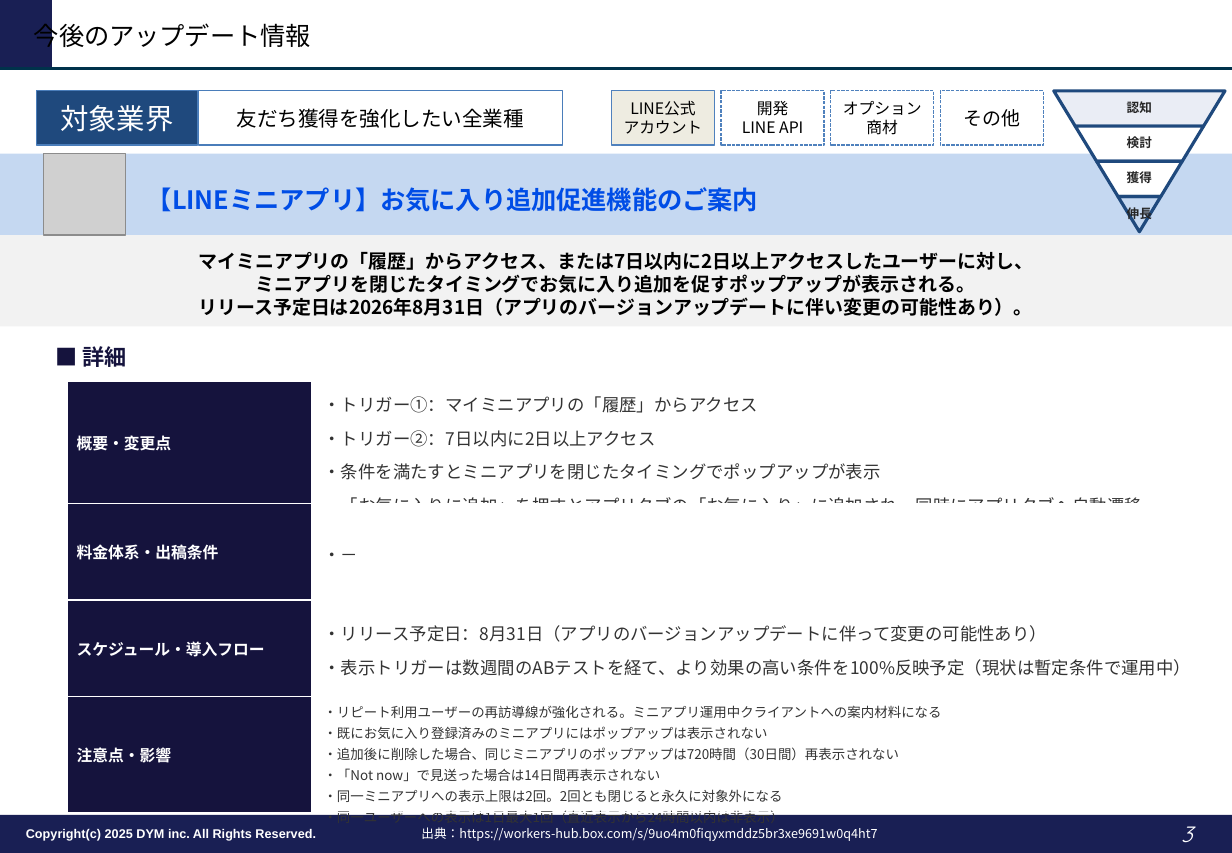
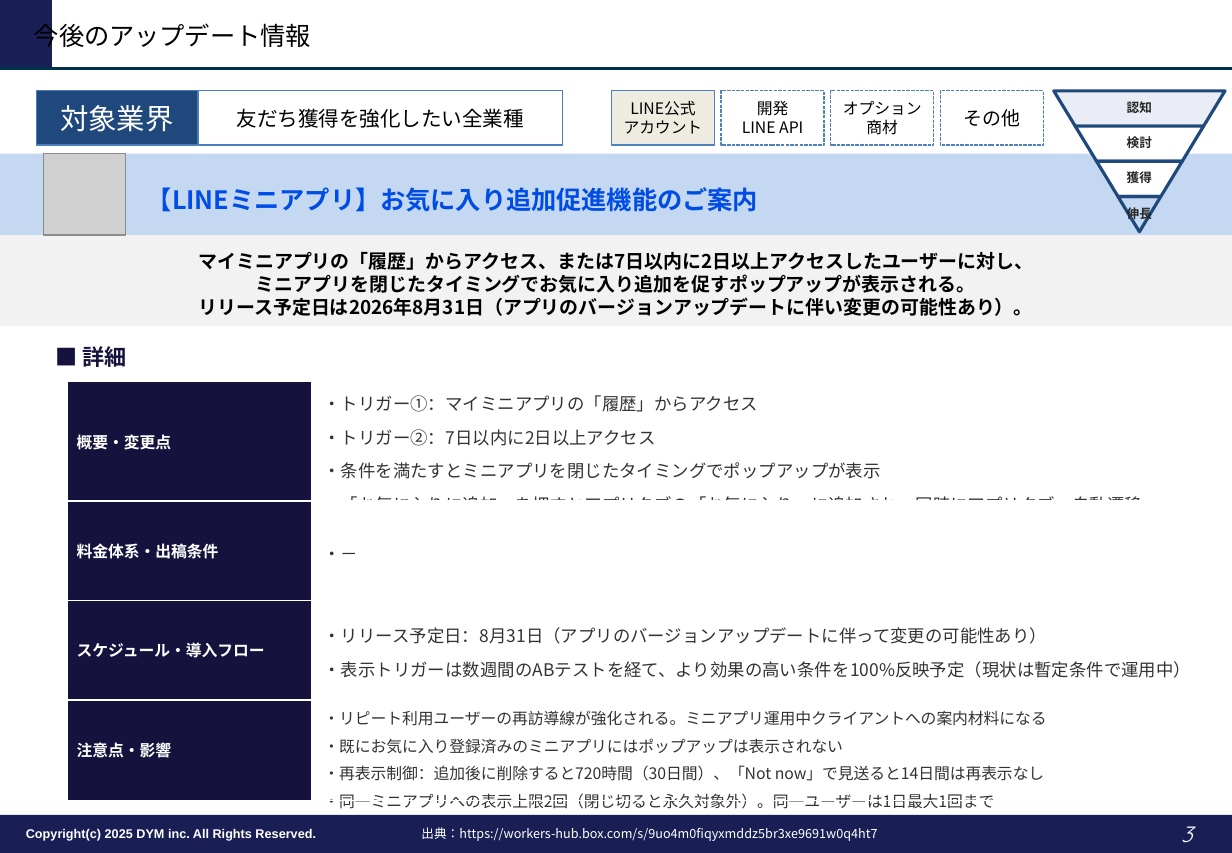
Before and after one commit to tonomura-r-dev/folder, a slide deck: slide 3 of LINEOA媒体最新情報_2026年9月トレンドレポート.pptx. Drawn at 1232x853 pixels with LibreOffice and Linux fonts; fonts in the diff are those of the drawing; grey boxes stand for pictures; background and template pictures are left out. Boxes give left, top, right and bottom in pixels: in the first picture for what was removed or moved away, otherwise in the second. Text is boxed around its words. In the diff, an @@ line names an element or a change of style, - is before the commit and + after.

```diff
--- a/LINEOA媒体最新情報_2026年9月トレンドレポート.pptx
+++ b/LINEOA媒体最新情報_2026年9月トレンドレポート.pptx
@@ table at (x1=68, y1=382, x2=1229, y2=813) @@
-row 4, column 2: ・リピート利用ユーザーの再訪導線が強化される。ミニアプリ運用中クライアントへの案内材料になる / ・既にお気に入り登録済みのミニアプリにはポップアップは表示されない / ・追加後に削除した場合、同じミニアプリのポップアップは720時間（30日間）再表示されない / ・「Not now」で見送った場合は14日間再表示されない / ・同一ミニアプリへの表示上限は2回。2回とも閉じると永久に対象外になる / ・同一ユーザーへの表示は1日最大1回（直近表示から24時間以内は非表示）
+row 4, column 2: ・リピート利用ユーザーの再訪導線が強化される。ミニアプリ運用中クライアントへの案内材料になる / ・既にお気に入り登録済みのミニアプリにはポップアップは表示されない / ・再表示制御：追加後に削除すると720時間（30日間）、「Not now」で見送ると14日間は再表示なし / ・同一ミニアプリへの表示上限2回（閉じ切ると永久対象外）。同一ユーザーは1日最大1回まで
```
Also in this commit, not shown: 5 other slides changed, 3 other files.
